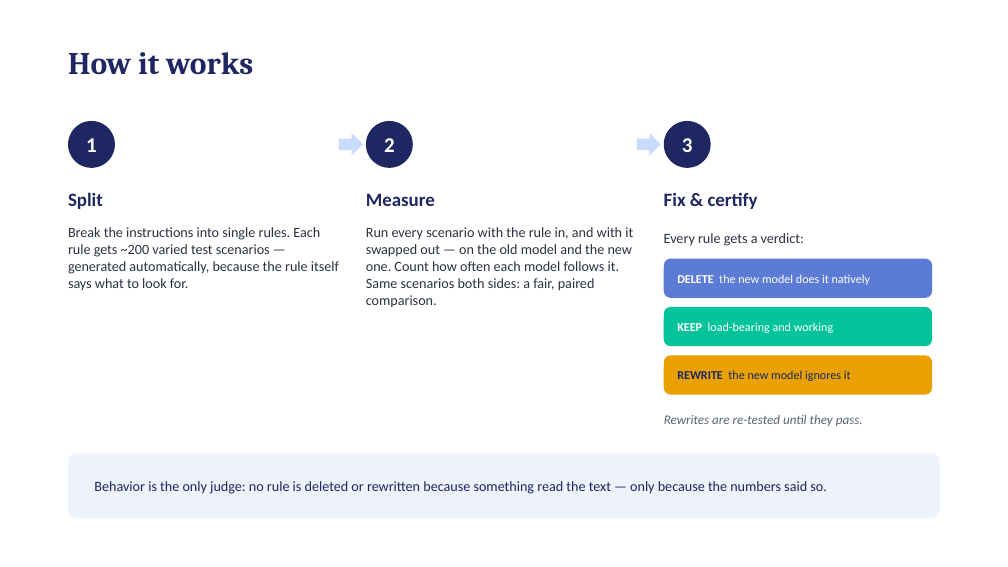
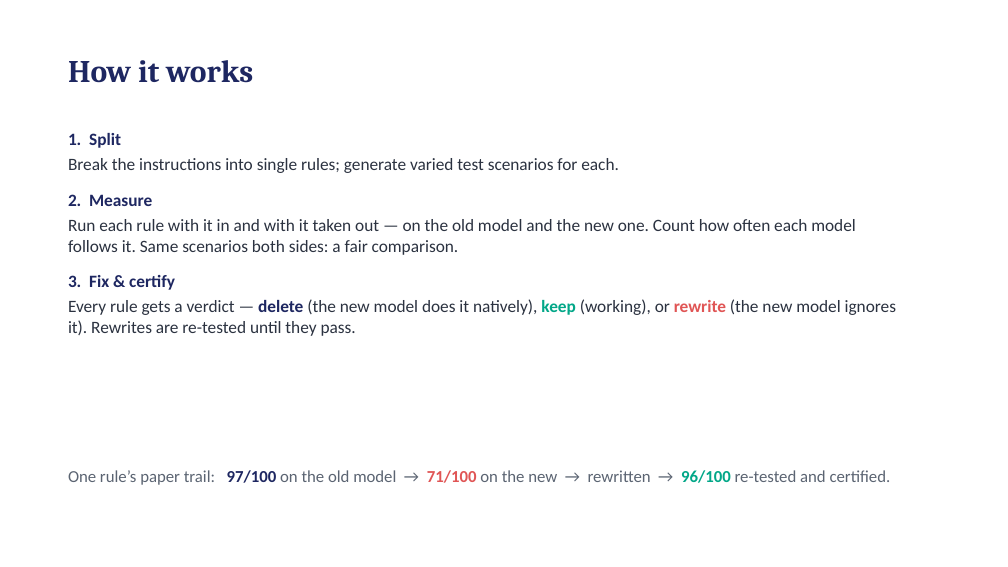
Before and after one commit to internet-zero/hypergeometric-ai, a slide deck: slide 4 of pitch-deck.pptx (slide 5 before the commit). Drawn at 1008x567 pixels with LibreOffice and Linux fonts; fonts in the diff are those of the drawing. Boxes give left, top, right and bottom in pixels: in the first picture for what was removed or moved away, otherwise in the second. Text is boxed around its words. In the diff, an @@ line names an element or a change of style, - is before the commit and + after.

Commit message:
Simplify pitch deck to six plain text slides

```diff
--- a/pitch-deck.pptx
+++ b/pitch-deck.pptx
@@ text "How it works": place and size @@
-text "How it works" at (68,52,253,75)
+text "How it works" at (68,60,253,83)
@@ text at (68,133,896,336): text changed; size 13.5 to 16.5 pt @@
-Run every scenario with the rule in, and with it swapped out — on the old model and the new one. Count how often each model follows it. Same scenarios both sides: a fair, paired comparison.
+1. Split
+Break the instructions into single rules; generate varied test scenarios for each.
+2. Measure
+Run each rule with it in and with it taken out — on the old model and the new one. Count how often each model follows it. Same scenarios both sides: a fair comparison.
+3. Fix & certify
+Every rule gets a verdict — delete (the new model does it natively), keep (working), or rewrite (the new model ignores it). Rewrites are re-tested until they pass.
@@ ellipse removed at (68,121,115,168) @@
@@ text removed at (86,138,97,152) @@
-1
@@ right arrow removed at (339,133,363,156) @@
@@ ellipse removed at (366,121,413,168) @@
@@ text removed at (384,138,395,152) @@
-2
@@ right arrow removed at (637,133,661,156) @@
@@ ellipse removed at (664,121,711,168) @@
@@ text removed at (682,138,693,152) @@
-3
@@ text removed at (68,192,103,209) @@
-Split
@@ text removed at (366,193,435,206) @@
-Measure
@@ text removed at (664,192,758,209) @@
-Fix & certify
@@ text removed at (68,227,339,291) @@
-Break the instructions into single rules. Each rule gets ~200 varied test scenarios — generated automatically, because the rule itself says what to look for.
@@ text removed at (664,233,804,246) @@
-Every rule gets a verdict:
@@ rounded rectangle removed at (664,259,932,298) @@
@@ text removed at (677,274,870,285) @@
-DELETE the new model does it natively
@@ rounded rectangle removed at (664,307,932,346) @@
@@ text removed at (677,322,833,333) @@
-KEEP load-bearing and working
@@ rounded rectangle removed at (664,355,932,395) @@
@@ text removed at (677,370,851,381) @@
-REWRITE the new model ignores it
@@ text removed at (664,415,863,426) @@
-Rewrites are re-tested until they pass.
@@ rounded rectangle removed at (68,454,940,518) @@
@@ text added at (68,470,891,485), 16 pt, text #5B6472 @@
+One rule’s paper trail: 97/100 on the old model → 71/100 on the new → rewritten → 96/100 re-tested and certified.
@@ text removed at (94,481,827,494) @@
-Behavior is the only judge: no rule is deleted or rewritten because something read the text — only because the numbers said so.
```
Also in this commit, not shown: 4 other slides changed, 1 slide added, 4 slides removed.
